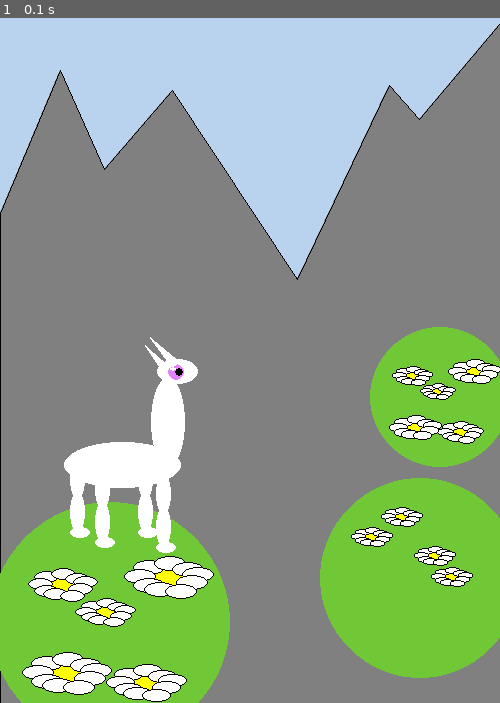
Above: before the commit, frame 1.
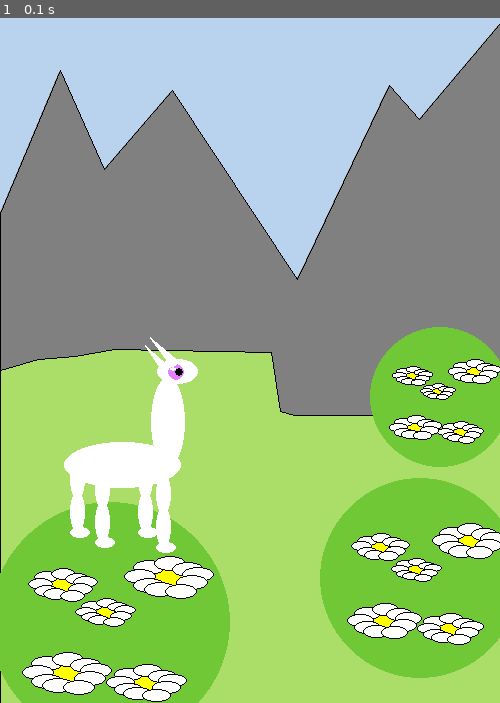
Above: after the commit, the same moment.

Repository: sarseniy/infa_2020_sarseniy
Game: pygame game, started from lab3/exercise_2_draw.py
Two runs of this game, one before a commit and one after it. Both use one fixed random seed, a clock stepped at 60 frames per second and the inputs below.
Inputs:
- Up to frame 1 (0.1 s): no input

The runs differ from the first frame. In frame 1, 25% of the frame differs, in the area x 0-100%, y 48-100%.

Commit message:
Небольшие изменения, добавлены комментарии

Diff:
--- a/lab3/exercise_2_draw.py
+++ b/lab3/exercise_2_draw.py
@@ -1,5 +1,6 @@
 import pygame
 from pygame.draw import *
+
 
 def flower(pos, size):
     param = [15, 7]
@@ -54,24 +55,37 @@
 FPS = 30
 screen = pygame.display.set_mode((500, 706))
 
+# Прорисовка фона
 rect(screen, SKY, (0, 0, 500, 706))
 
-polygon(screen, GRAY, [(0, 216), (60,73), (104,172), (172,93), (297,282), (389,88), (419,122), (500, 26), (500,706), (0,706)])
-polygon(screen, BLACK, [(0, 216), (60,73), (104,172), (172,93), (297,282), (389,88), (419,122), (500, 26), (500,706), (0,706)], 1)
+polygon(screen, GRAY,
+        [(0, 216), (60, 73), (104, 172), (172, 93), (297, 282), (389, 88), (419, 122), (500, 26), (500, 706), (0, 706)])
+polygon(screen, BLACK,
+        [(0, 216), (60, 73), (104, 172), (172, 93), (297, 282), (389, 88), (419, 122), (500, 26), (500, 706), (0, 706)],
+        1)
+
+polygon(screen, B_GREEN,
+        [(0, 373), (38, 362), (75, 359), (114, 352), (271, 355), (280, 414), (294, 418), (500, 419), (500, 706),
+         (0, 706)])
+polygon(screen, BLACK,
+        [(0, 373), (38, 362), (75, 359), (114, 352), (271, 355), (280, 414), (294, 418), (500, 419), (500, 706),
+         (0, 706)], 1)
 
 # Создание кустов
 bush((420, 581), 1)
 bush((110, 625), 1.2)
 bush((440, 400), 0.7)
 
+
+# Прорисовка ламы. Будет переделано в функцию
 ellipse(screen, WHITE, pygame.Rect(64, 445, 117, 46))
 ellipse(screen, WHITE, pygame.Rect(151, 380, 34, 90))
 ellipse(screen, WHITE, pygame.Rect(157, 362, 41, 25))
-circle(screen, PURPLE, (176,375), 8)
-circle(screen, BLACK, (179,375), 4)
+circle(screen, PURPLE, (176, 375), 8)
+circle(screen, BLACK, (179, 375), 4)
 ellipse(screen, WHITE, pygame.Rect(170, 370, 6, 4))
-polygon(screen, WHITE, [(160,370), (145,348), (170,370)])
-polygon(screen,WHITE, [(172, 370), (150, 340), (180, 365)])
+polygon(screen, WHITE, [(160, 370), (145, 348), (170, 370)])
+polygon(screen, WHITE, [(172, 370), (150, 340), (180, 365)])
 ellipse(screen, WHITE, pygame.Rect(70, 462, 15, 40))
 ellipse(screen, WHITE, pygame.Rect(70, 495, 15, 40))
 ellipse(screen, WHITE, pygame.Rect(70, 530, 20, 11))
@@ -88,13 +102,6 @@
 ellipse(screen, WHITE, pygame.Rect(156, 510, 15, 40))
 ellipse(screen, WHITE, pygame.Rect(156, 545, 20, 11))
 
-circle(screen, L_GREEN, (420,581), 100)
-
-flower((413,549), 1)
-flower((430,570), 1)
-flower((350,530), 1)
-flower((380,510), 1)
-
 pygame.display.update()
 clock = pygame.time.Clock()
 finished = False
